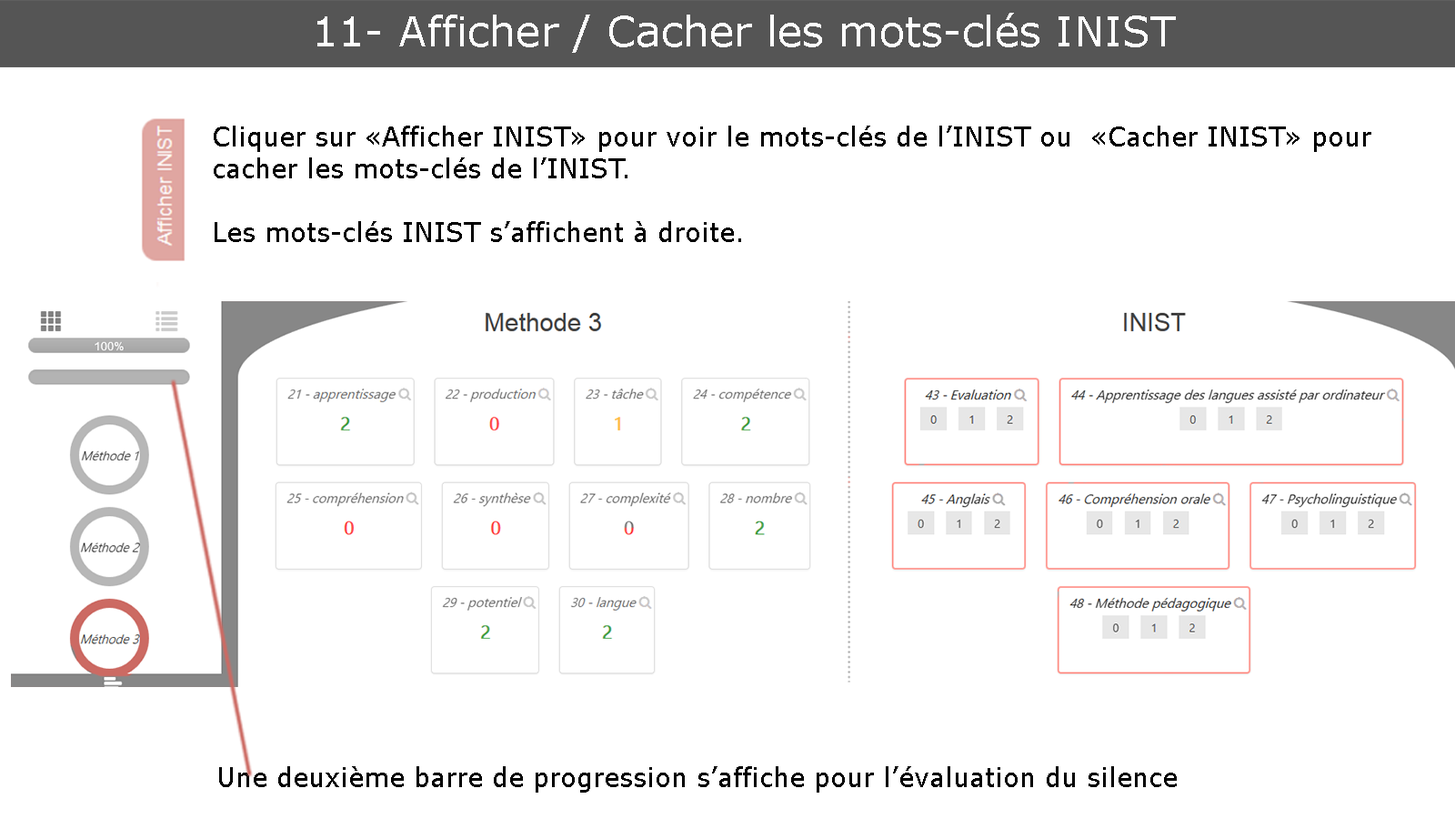
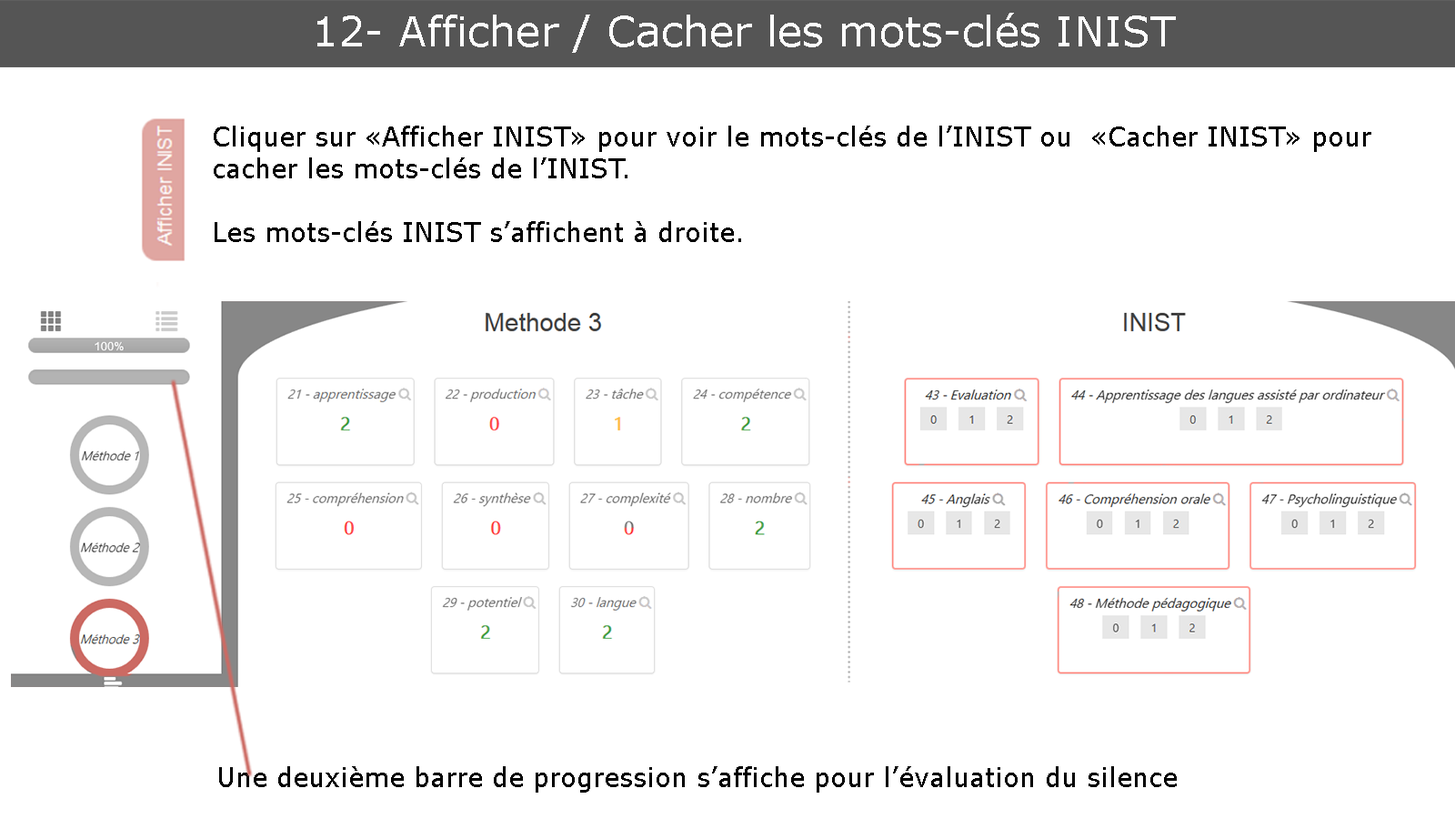
Layered file, before and after one edit (1455×819). Changes by layer:
renamed "11- Afficher / Cacher les mots-clés INIST" to "12- Afficher / Cacher les mots-clés INIST", painted on it over (342, 15, 363, 47)
